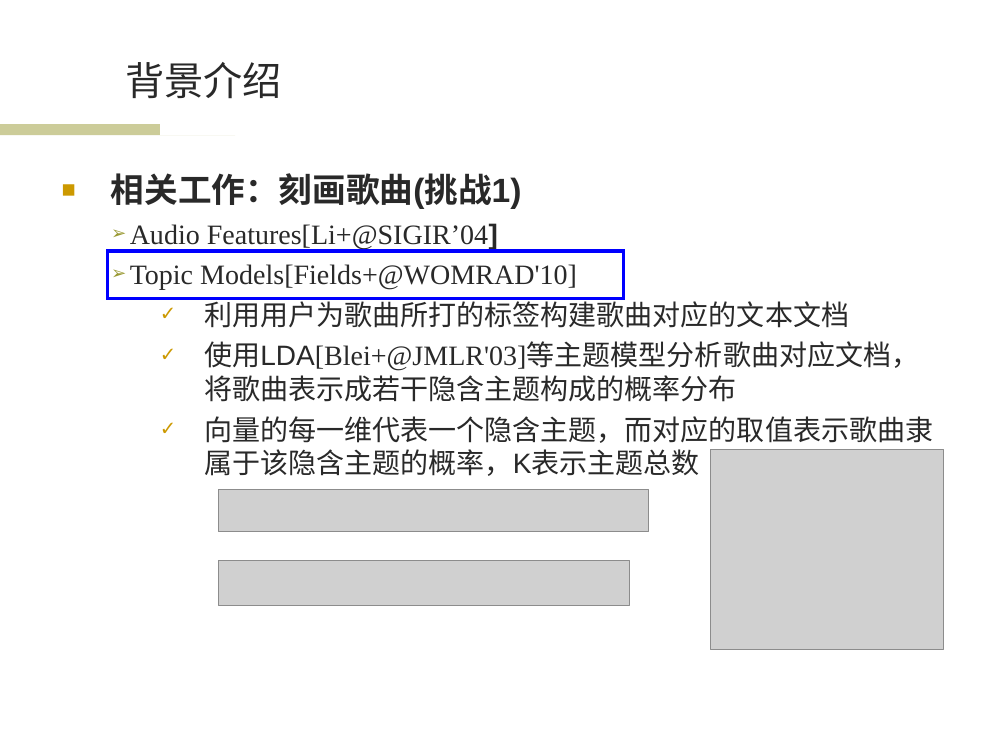
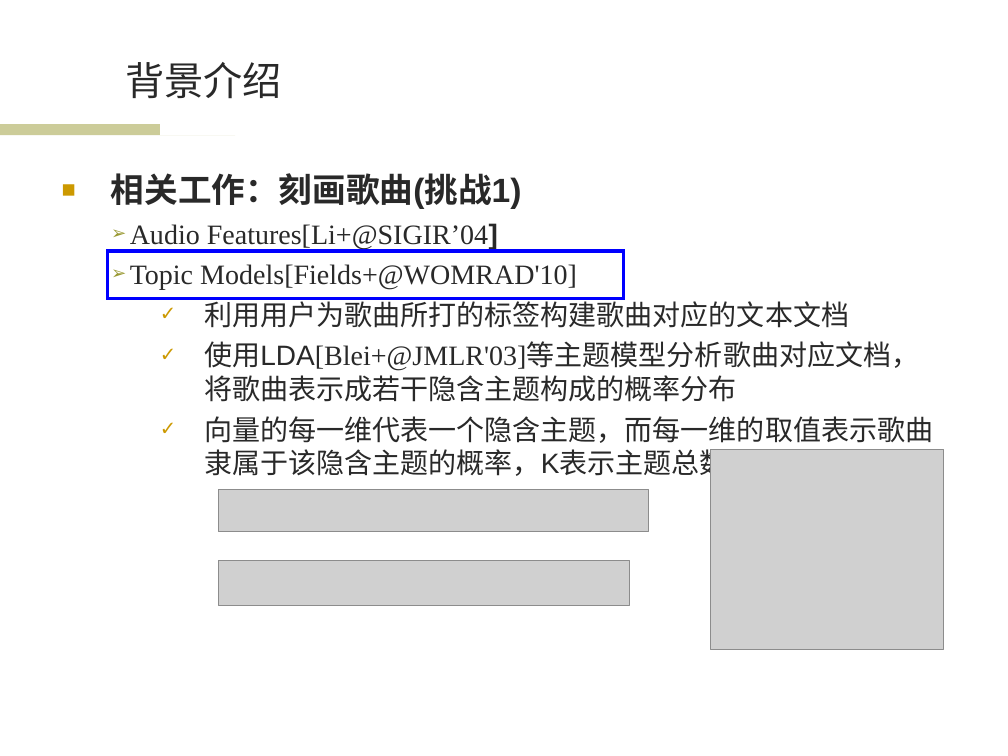
Before and after one commit to wwssttt/NJUThesis, a slide deck: slide 5 of ppt/一种基于时间序列分析的个性化音乐推荐系统及其实现.ppt. Drawn at 1008x756 pixels with LibreOffice and Linux fonts; fonts in the diff are those of the drawing; grey boxes stand for pictures; background and template pictures are left out. Boxes give left, top, right and bottom in pixels: in the first picture for what was removed or moved away, otherwise in the second. Text is boxed around its words. In the diff, an @@ line names an element or a change of style, - is before the commit and + after.

```diff
--- a/ppt/一种基于时间序列分析的个性化音乐推荐系统及其实现.ppt
+++ b/ppt/一种基于时间序列分析的个性化音乐推荐系统及其实现.ppt
@@ text at [204, 416, 933, 481]: text changed @@
-    ✓ 向量的每一维代表一个隐含主题，而对应的取值表示歌曲隶属于该隐含主题的概率，K表示主题总数
+    ✓ 向量的每一维代表一个隐含主题，而每一维的取值表示歌曲隶属于该隐含主题的概率，K表示主题总数
```
Also in this commit, not shown: 5 other slides changed.
